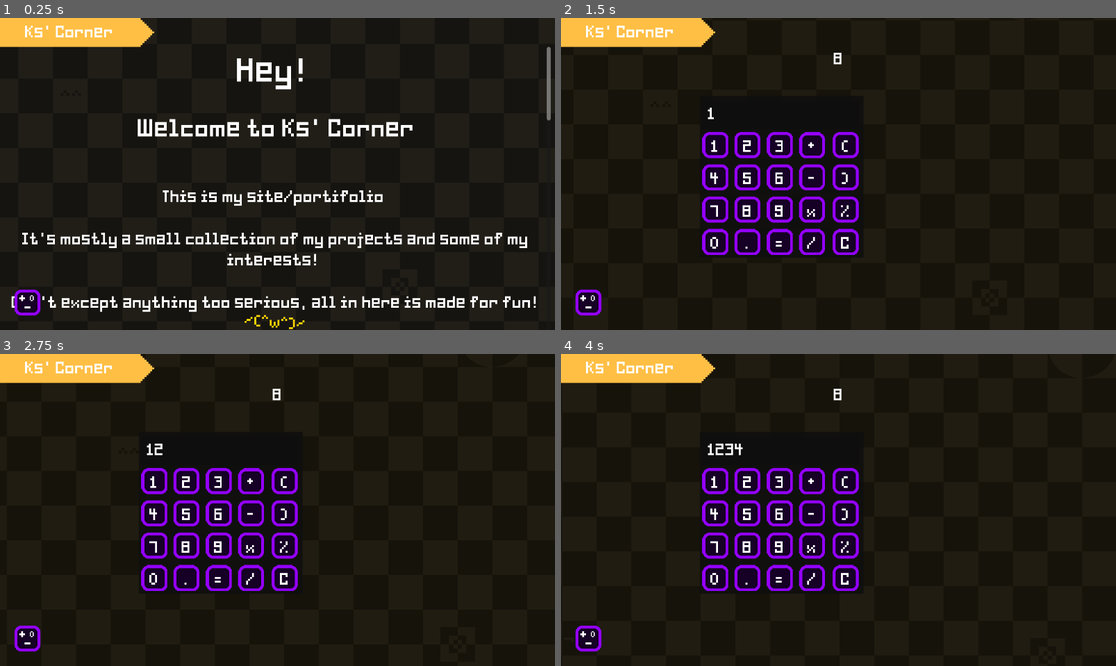
Above: before the commit, frames 1-4 (two rows, left to right).
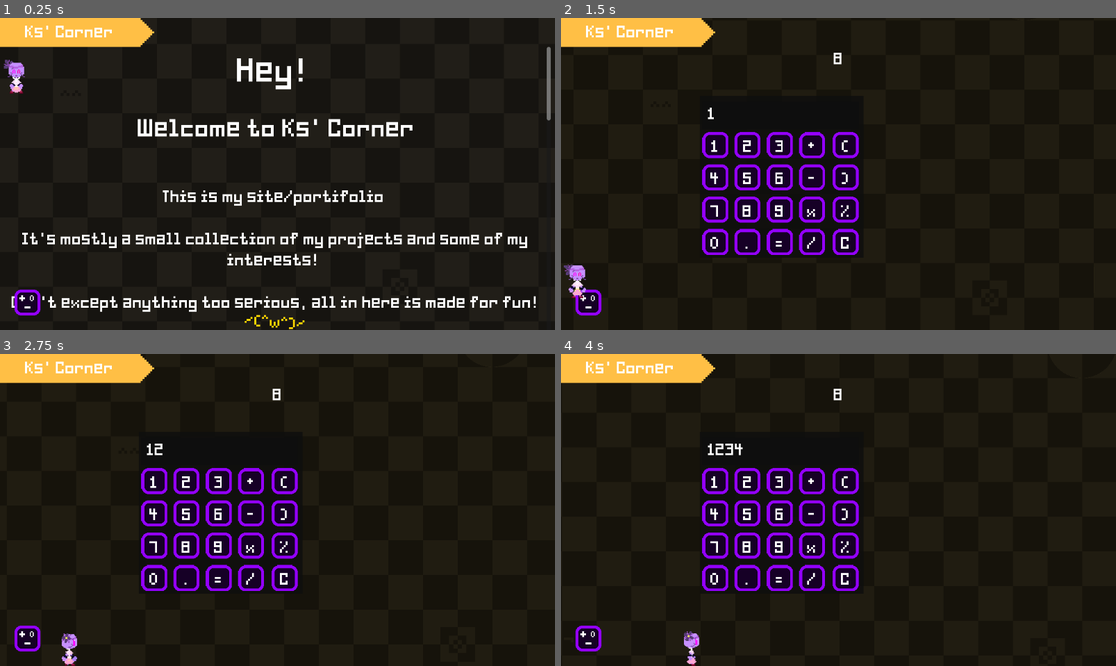
Above: after the commit, the same moments.

Repository: Ks-Marbs/ks-corner
Game: Godot game, scene res://main.tscn
Same seed, same stepped clock (60 frames per second), same inputs: the game is played once before the commit and once after it.
Inputs (mouse positions are in pixels of both pictures, inside the frame that each line leads up to):
- Up to frame 1 (0.25 s): no input
- Up to frame 2 (1.5 s): click (588, 301) at 0.5 s; click "1" at 1.25 s
- Up to frame 3 (2.75 s): click "2" at 2 s
- Up to frame 4 (4 s): click "3" at 2.75 s; click "4" at 3.5 s

The runs differ from the first frame. In frame 1, 0.2% of the frame differs, in the area x 0-5%, y 13-25%; in frame 2, 0.3%, in the area x 0-5%, y 79-90%; in frame 3, 0.2%; in frame 4, 0.2%.

Commit message:
ohone test aaaaaaaaa

Diff:
--- /dev/null
+++ b/bo.gd
@@ -0,0 +1,16 @@
+extends Sprite2D
+
+
+# Called when the node enters the scene tree for the first time.
+func _ready() -> void:
+	pass # Replace with function body.
+
+
+# Called every frame. 'delta' is the elapsed time since the previous frame.
+func _process(delta: float) -> void:
+	modulate.a = (position.y+36)/36.0
+	position.y -= 1
+	if position.y < -36:
+		position.x = randi_range(-7,7)
+		position.y = 3
+	pass
--- a/character_body_2d.gd
+++ b/character_body_2d.gd
@@ -5,6 +5,7 @@
 var d = false
 var o = 0.0
 var p = -1
+var cl := 0.0
 var l := 0
 var q:= 0.0
 var f:= 6
@@ -27,26 +28,34 @@
 		velocity = Vector2.ZERO
 		position = get_global_mouse_position()
 
+	v+=delta
+	if v>f: v=0; p = randi_range(0,1)*2-1; f = randi_range(6,10); l = randi_range(1,3);
+	if v > f-5 and v < f-l and is_on_floor():
+		velocity.x = p*100
+		t2 = (((p+1)/2)+2.5)*2
+	elif not is_on_floor():
+		t2=10+sign(velocity.x)
+	else:
+		t2 = 2
+
 	$boop.visible = false
 	if bop() and is_on_floor():
 		v=0
 		if Input.is_action_just_pressed("click"):
+			if not (OS.has_feature("web_android") or OS.has_feature("web_ios")):
+				cl+=6
 			a = position - get_global_mouse_position()
 			d = true
 			q=0
-		elif Input.get_last_mouse_screen_velocity() and not Input.is_action_pressed("click"):
+		elif (Input.get_last_mouse_screen_velocity() and not Input.is_action_pressed("click")) or cl>0.1:
 			q+=delta
+			if cl<0:
+				cl-=delta
 			if q>2:
 				$boop.visible = true
+				t2 = 10
 			if q>6: q=0
 	else: q = 0
-	v+=delta
-	if v>f: v=0; p = randi_range(0,1)*2-1; f = randi_range(6,10); l = randi_range(1,3);
-	if v > f-5 and v < f-l and is_on_floor():
-		velocity.x = p*100
-		t2 = ((p+1)/2)+2.5
-	else:
-		t2 = 1
 
 	if d and Input.is_action_pressed("click"):
 		position = get_global_mouse_position() + a
@@ -67,8 +76,7 @@
 # Called when the node enters the scene tree for the first time.
 func _ready() -> void:
 	if (OS.has_feature("web_android") or OS.has_feature("web_ios")):
-		scale = Vector2.ONE * 3
-	pass # Replace with function body.
+		scale = Vector2.ONE * 9
 
 func bop():
 	if get_local_mouse_position().x > -18 and get_local_mouse_position().y > -18\
@@ -79,5 +87,5 @@
 func _process(delta: float) -> void:
 	t1 += delta*4
 	if t1 > 4.0 : t1-=4.0
-	$Sprite2D.region_rect = Rect2(floor(t2*2)*36,floor(t1)*36,36,36)
+	$Sprite2D.region_rect = Rect2(floor(t2)*36,floor(t1)*36,36,36)
 # Called every frame. 'delta' is the elapsed time since the previous frame.
--- a/global.gd
+++ b/global.gd
@@ -1,6 +1,6 @@
 extends Node
 var am1 := 0
-var lav := false
+var lav := true
 var am2 := 0
 var woosh := false
 var wa:= Vector2.ONE
--- a/lav.tscn
+++ b/lav.tscn
@@ -1,8 +1,9 @@
 [gd_scene format=3 uid="uid://daex642g6vw68"]
 
-[ext_resource type="Texture2D" uid="uid://dv32ah311jo5k" path="res://images/lav1.1.1.png" id="1_igfjt"]
+[ext_resource type="Texture2D" uid="uid://cthskprkudxsw" path="res://images/lav2.1.1.png" id="2_8kpdp"]
 [ext_resource type="Script" uid="uid://qpxg84yd8umq" path="res://character_body_2d.gd" id="2_jrbs5"]
-[ext_resource type="Texture2D" uid="uid://da7k5bihcmyix" path="res://images/boop.png" id="3_jrbs5"]
+[ext_resource type="Texture2D" uid="uid://cix4nby3ipajq" path="res://images/pv.png" id="3_8kpdp"]
+[ext_resource type="Script" uid="uid://bapb5umdjbq74" path="res://bo.gd" id="4_l6n7e"]
 
 [sub_resource type="RectangleShape2D" id="RectangleShape2D_hrcvg"]
 size = Vector2(36, 36)
@@ -15,12 +16,12 @@
 shape = SubResource("RectangleShape2D_hrcvg")
 
 [node name="Sprite2D" type="Sprite2D" parent="." unique_id=1346916120]
-texture = ExtResource("1_igfjt")
+texture = ExtResource("2_8kpdp")
 region_enabled = true
 region_rect = Rect2(0, 0, 36, 36)
 
 [node name="boop" type="Sprite2D" parent="." unique_id=1701752893]
-visible = false
-position = Vector2(1, -32.5)
-scale = Vector2(0.11, 0.11)
-texture = ExtResource("3_jrbs5")
+position = Vector2(5, -8.5)
+scale = Vector2(0.25, 0.25)
+texture = ExtResource("3_8kpdp")
+script = ExtResource("4_l6n7e")
Not shown, added: bo.gd.uid
Binary file added: images/lav2.1.1.png
Not shown, added: images/lav2.1.1.png.import
Binary file added: images/pv.png
Not shown, added: images/pv.png.import
Not shown, added: images/pv.pdn
Not shown, changed: index.html
Not shown, changed: index.pck
Not shown, changed: index.service.worker.js
